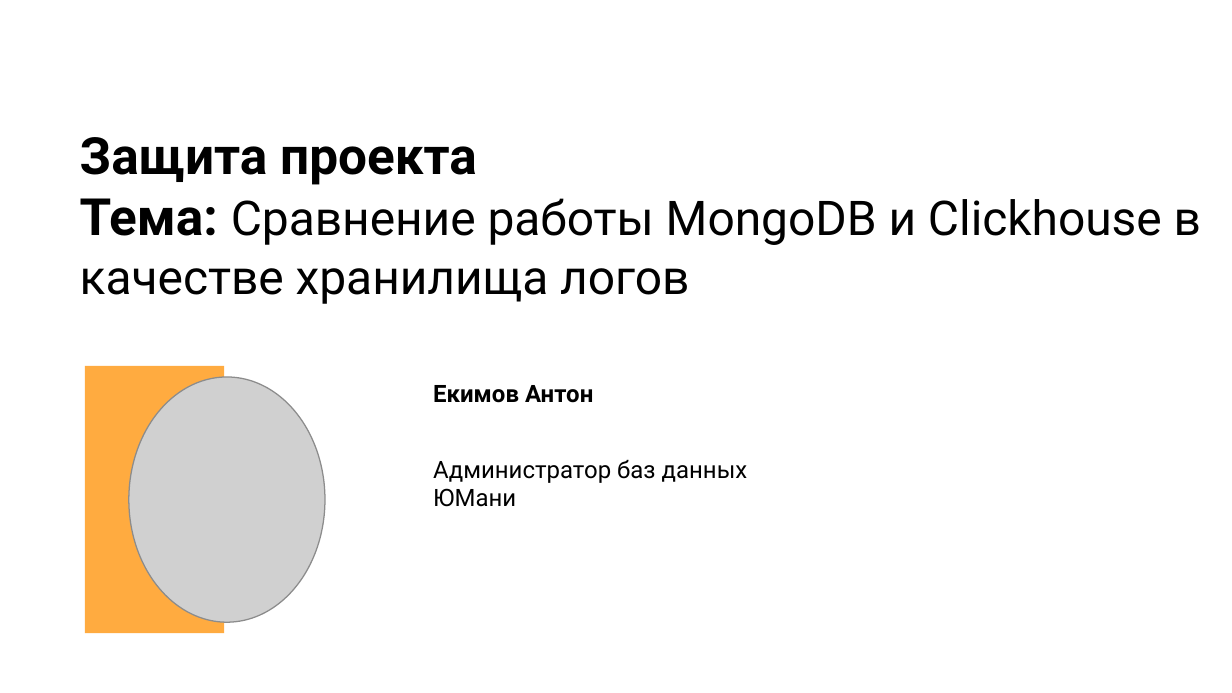
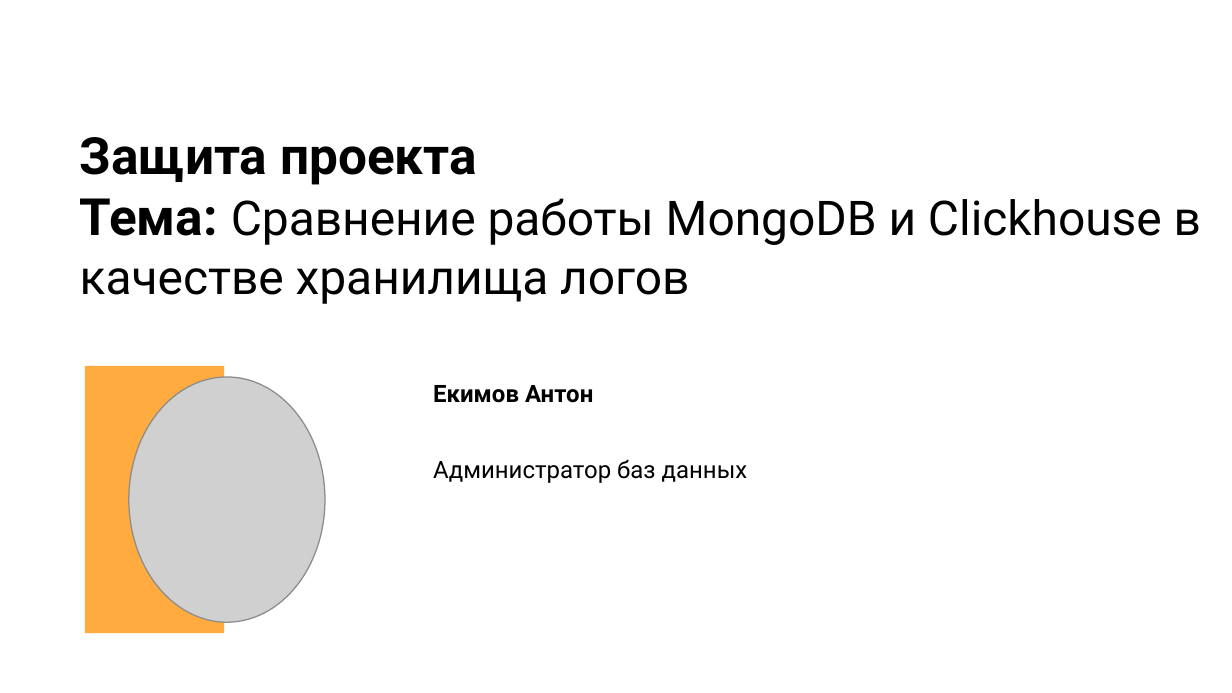
Before and after one commit to anton20044/NoSQL_FinalProject, a slide deck: slide 3 of Презентация.pptx. Drawn at 1232x693 pixels with LibreOffice and Linux fonts; fonts in the diff are those of the drawing; grey boxes stand for pictures; background and template pictures are left out. Boxes give left, top, right and bottom in pixels: in the first picture for what was removed or moved away, otherwise in the second. Text is boxed around its words. In the diff, an @@ line names an element or a change of style, - is before the commit and + after.

Commit message:
FP

```diff
--- a/Презентация.pptx
+++ b/Презентация.pptx
@@ text at (433,488,516,507): paragraph removed @@
-ЮМани
```
